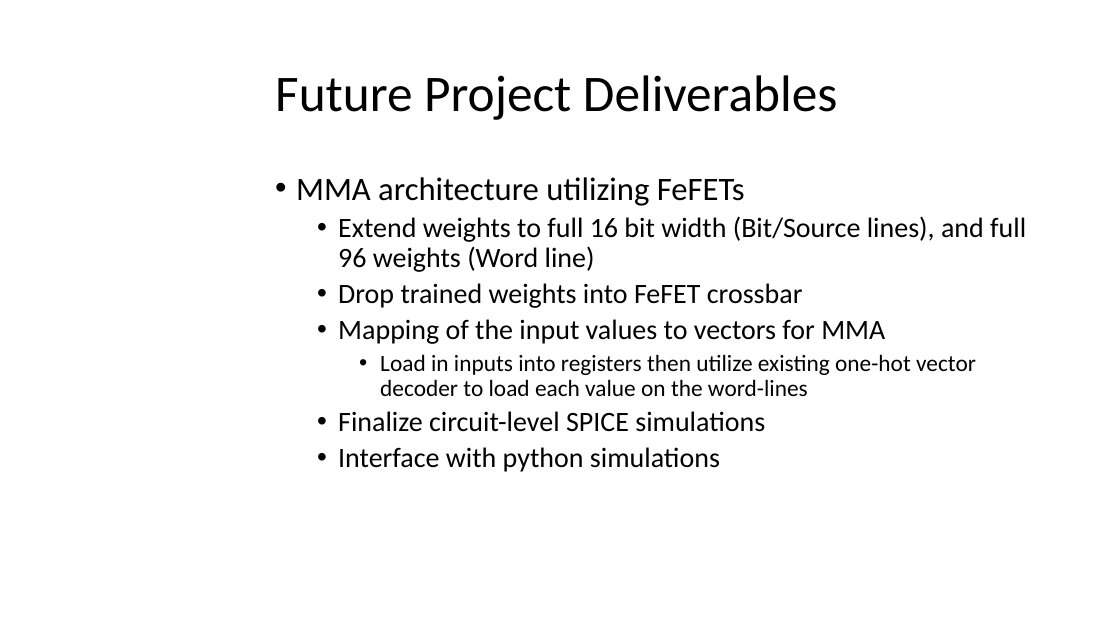
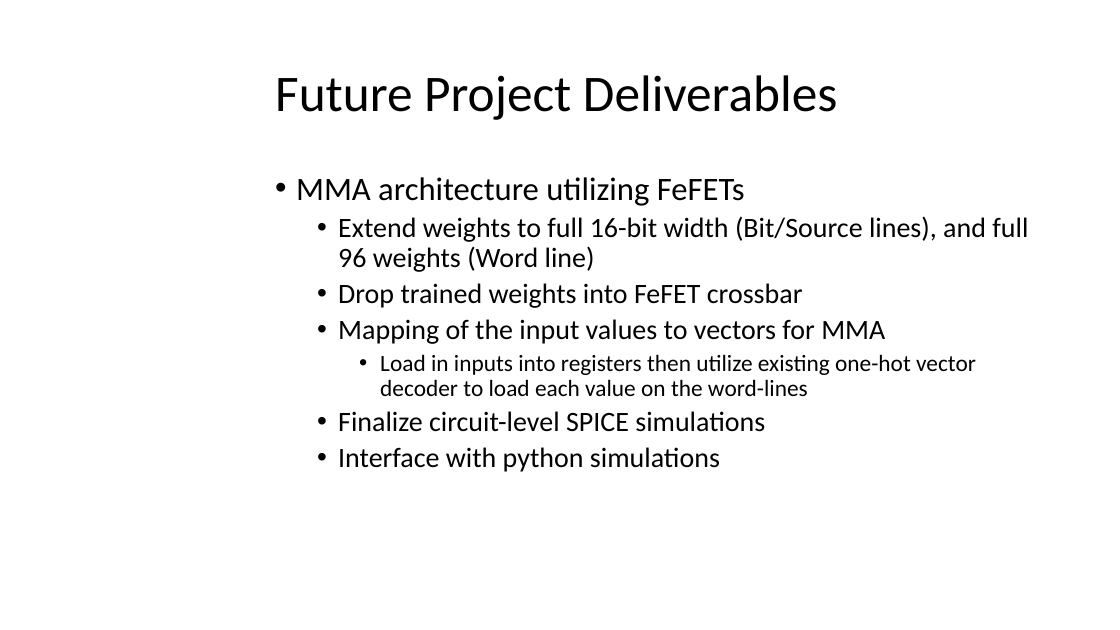
Before and after one commit to mayersjd/HardwareCNN, a slide deck: slide 10 of Presentations/ProjectPresentation_04-01-JM.pptx. Drawn at 1120x630 pixels with LibreOffice and Linux fonts; fonts in the diff are those of the drawing; background and template pictures are left out. Boxes give left, top, right and bottom in pixels: in the first picture for what was removed or moved away, otherwise in the second. Text is boxed around its words. In the diff, an @@ line names an element or a change of style, - is before the commit and + after.

```diff
--- a/Presentations/ProjectPresentation_04-01-JM.pptx
+++ b/Presentations/ProjectPresentation_04-01-JM.pptx
@@ text at <box>338,216,1028,272</box>: text changed @@
-  • Extend weights to full 16 bit width (Bit/Source lines), and full 96 weights (Word line)
+  • Extend weights to full 16-bit width (Bit/Source lines), and full 96 weights (Word line)
```
Also in this commit, not shown: 3 other slides changed, 1 slide removed, 1 other file.
